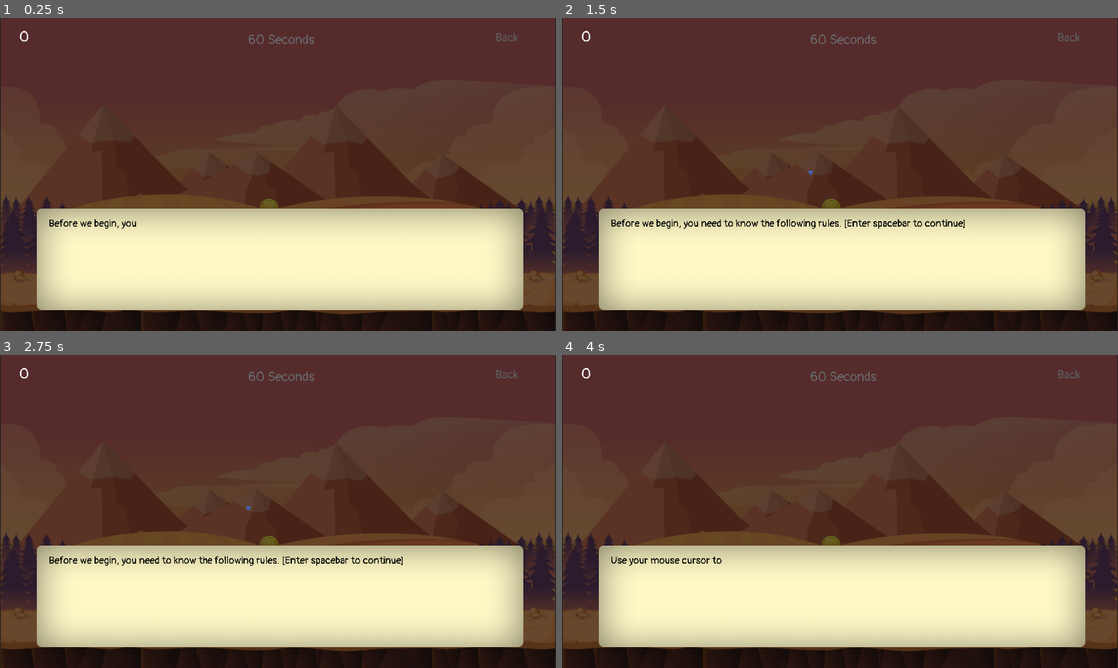
Above: before the commit, frames 1-4 (two rows, left to right).
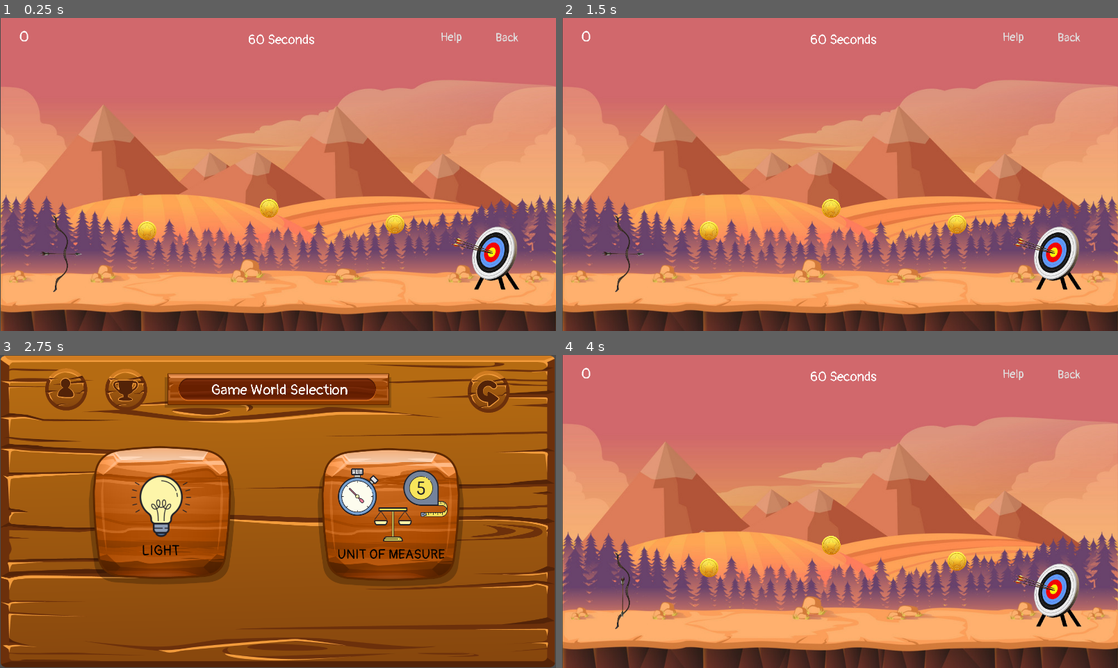
Above: after the commit, the same moments.

Repository: ChunFei96/Godot-PhysicLab
Game: Godot game, scene res://MainLevels/Mass/Level2/Level2.tscn
Two runs of this game, one before a commit and one after it. Both use one fixed random seed, a clock stepped at 60 frames per second and the inputs below. This scene is started directly instead of the project's main scene. Sound files missing from this copy of the repository are replaced by a short silence.
Inputs (mouse positions are in pixels of both pictures, inside the frame that each line leads up to):
- Up to frame 1 (0.25 s): no input
- Up to frame 2 (1.5 s): click (1012, 36) at 0.5 s, where only the run after the commit has a clickable "Help"; click (840, 284) at 1.25 s, where only the run after the commit has a clickable "Noted!"
- Up to frame 3 (2.75 s): click "Back" at 2 s
- Up to frame 4 (4 s): click (967, 514) at 2.75 s, where only the run after the commit has a clickable "Units of Measurements and Phy…"; tap Enter (ui_accept) at 3.5, 3.77 s; move the mouse to (962, 495) at 3.52 s; click (962, 495) at 3.67 s

The runs differ from the first frame. In frame 1, 100% of the frame differs, in the area x 0-100%, y 0-100%; in frame 2, 100%; in frame 3, 99%; in frame 4, 100%.

Commit message:
added help scene for the 3 games

Diff:
--- a/MainLevels/Light/Cat/Cat.tscn
+++ b/MainLevels/Light/Cat/Cat.tscn
@@ -23,6 +23,16 @@
 
 [sub_resource type="DynamicFont" id=5]
 size = 35
+font_data = ExtResource( 10 )
+
+[sub_resource type="StyleBoxTexture" id=9]
+
+[sub_resource type="StyleBoxTexture" id=10]
+
+[sub_resource type="StyleBoxTexture" id=11]
+
+[sub_resource type="DynamicFont" id=8]
+size = 40
 font_data = ExtResource( 10 )
 
 [sub_resource type="DynamicFont" id=6]
@@ -114,6 +124,20 @@
 "_edit_use_anchors_": false
 }
 
+[node name="helpButton" type="Button" parent="."]
+margin_left = 1456.87
+margin_top = 4.6162
+margin_right = 1536.87
+margin_bottom = 61.6162
+custom_styles/hover = SubResource( 9 )
+custom_styles/pressed = SubResource( 10 )
+custom_styles/normal = SubResource( 11 )
+custom_fonts/font = SubResource( 8 )
+text = "help"
+__meta__ = {
+"_edit_use_anchors_": false
+}
+
 [node name="CatCount" type="RichTextLabel" parent="."]
 margin_left = 145.766
 margin_top = -0.250847
@@ -150,5 +174,6 @@
 [connection signal="tree_entered" from="." to="." method="_on_Cat_tree_entered"]
 [connection signal="tree_exiting" from="." to="." method="_on_Cat_tree_exiting"]
 [connection signal="pressed" from="Back" to="Lamp" method="_on_Back_pressed"]
+[connection signal="pressed" from="helpButton" to="Lamp" method="_on_helpButton_pressed"]
 [connection signal="request_completed" from="HTTPRequest" to="." method="_on_HTTPRequest_request_completed"]
 [connection signal="finished" from="bgm" to="." method="_on_bgm_finished"]
--- a/MainLevels/Mass/Level2/Level2.tscn
+++ b/MainLevels/Mass/Level2/Level2.tscn
@@ -22,11 +22,21 @@
 size = 40
 font_data = ExtResource( 10 )
 
-[sub_resource type="DynamicFont" id=5]
+[sub_resource type="StyleBoxTexture" id=5]
+
+[sub_resource type="StyleBoxTexture" id=6]
+
+[sub_resource type="StyleBoxTexture" id=7]
+
+[sub_resource type="DynamicFont" id=8]
+size = 40
+font_data = ExtResource( 10 )
+
+[sub_resource type="DynamicFont" id=9]
 size = 50
 font_data = ExtResource( 10 )
 
-[sub_resource type="DynamicFont" id=6]
+[sub_resource type="DynamicFont" id=10]
 size = 30
 font_data = ExtResource( 10 )
 
@@ -39,8 +49,8 @@
 }
 
 [node name="Backgroun" type="Sprite" parent="."]
-position = Vector2( 958.591, 731.025 )
-scale = Vector2( 1.91518, 1.88468 )
+position = Vector2( 959.994, 731.025 )
+scale = Vector2( 1.91799, 1.88468 )
 texture = ExtResource( 3 )
 
 [node name="Target" parent="." instance=ExtResource( 4 )]
@@ -78,6 +88,20 @@
 "_edit_use_anchors_": false
 }
 
+[node name="Help" type="Button" parent="."]
+margin_left = 1519.56
+margin_top = 41.0692
+margin_right = 1593.56
+margin_bottom = 92.0692
+custom_styles/hover = SubResource( 5 )
+custom_styles/pressed = SubResource( 6 )
+custom_styles/normal = SubResource( 7 )
+custom_fonts/font = SubResource( 8 )
+text = "Help"
+__meta__ = {
+"_edit_use_anchors_": false
+}
+
 [node name="Coin" parent="." instance=ExtResource( 5 )]
 position = Vector2( 506.017, 733.147 )
 
@@ -94,19 +118,21 @@
 margin_bottom = 219.557
 
 [node name="DialogManager" parent="." instance=ExtResource( 6 )]
+visible = false
 margin_left = -4.0
 margin_top = -4.0
 margin_right = 42.0
 margin_bottom = 41.0
 
 [node name="GameOverLayer" parent="." instance=ExtResource( 9 )]
+visible = false
 
 [node name="Score" type="RichTextLabel" parent="."]
 margin_left = 65.0312
 margin_top = 34.3594
 margin_right = 272.031
 margin_bottom = 110.359
-custom_fonts/normal_font = SubResource( 5 )
+custom_fonts/normal_font = SubResource( 9 )
 __meta__ = {
 "_edit_use_anchors_": false
 }
@@ -127,5 +153,6 @@
 [connection signal="tree_entered" from="." to="." method="_on_Level2_tree_entered"]
 [connection signal="tree_exiting" from="." to="." method="_on_Level2_tree_exiting"]
 [connection signal="pressed" from="Back" to="Bow" method="_on_Back_pressed"]
+[connection signal="pressed" from="Help" to="Bow" method="_on_Help_pressed"]
 [connection signal="request_completed" from="HTTPRequest" to="." method="_on_HTTPRequest_request_completed"]
 [connection signal="finished" from="bgm" to="." method="_on_bgm_finished"]
--- /dev/null
+++ b/Scenes/Help/bow-instru.gd
@@ -0,0 +1,20 @@
+extends Control
+
+
+# Declare member variables here. Examples:
+# var a = 2
+# var b = "text"
+
+
+# Called when the node enters the scene tree for the first time.
+func _ready():
+	pass # Replace with function body.
+
+
+# Called every frame. 'delta' is the elapsed time since the previous frame.
+#func _process(delta):
+#	pass
+
+
+func _on_Button_pressed():
+	get_tree().change_scene("res://MainLevels/Mass/Level2/Level2.tscn")
--- /dev/null
+++ b/Scenes/Help/bow-instru.tscn
@@ -0,0 +1,140 @@
+[gd_scene load_steps=13 format=2]
+
+[ext_resource path="res://Assets/UI/blackboard6.jpg" type="Texture" id=1]
+[ext_resource path="res://Assets/Font/fonts/Pangolin/Pangolin-Regular.ttf" type="DynamicFontData" id=2]
+[ext_resource path="res://Assets/UI/whiteboxup.png" type="Texture" id=3]
+[ext_resource path="res://Scenes/Help/bow-instru.gd" type="Script" id=4]
+
+[sub_resource type="DynamicFont" id=1]
+size = 70
+font_data = ExtResource( 2 )
+
+[sub_resource type="DynamicFont" id=2]
+size = 35
+font_data = ExtResource( 2 )
+
+[sub_resource type="DynamicFont" id=3]
+size = 50
+font_data = ExtResource( 2 )
+
+[sub_resource type="DynamicFont" id=4]
+size = 45
+font_data = ExtResource( 2 )
+
+[sub_resource type="StyleBoxTexture" id=5]
+texture = ExtResource( 3 )
+region_rect = Rect2( 0, 0, 1394, 1138 )
+
+[sub_resource type="StyleBoxTexture" id=6]
+texture = ExtResource( 3 )
+region_rect = Rect2( 0, 0, 1394, 1138 )
+
+[sub_resource type="StyleBoxTexture" id=7]
+texture = ExtResource( 3 )
+region_rect = Rect2( 0, 0, 1394, 1138 )
+
+[sub_resource type="DynamicFont" id=8]
+size = 50
+font_data = ExtResource( 2 )
+
+[node name="Control" type="Control"]
+anchor_right = 1.0
+anchor_bottom = 1.0
+margin_left = 8.35876
+margin_top = -4.77649
+margin_right = 8.35876
+margin_bottom = -4.77649
+script = ExtResource( 4 )
+__meta__ = {
+"_edit_use_anchors_": false
+}
+
+[node name="blackboard6" type="Sprite" parent="."]
+position = Vector2( 952.3, 545.063 )
+scale = Vector2( 0.812773, 0.752161 )
+texture = ExtResource( 1 )
+
+[node name="ColorRect" type="ColorRect" parent="."]
+margin_left = -10.0
+margin_top = 4.0
+margin_right = 1910.0
+margin_bottom = 1084.0
+color = Color( 0, 0, 0, 0.392157 )
+__meta__ = {
+"_edit_use_anchors_": false
+}
+
+[node name="lblGameTitle" type="Label" parent="."]
+margin_left = 618.823
+margin_top = 84.9383
+margin_right = 1353.82
+margin_bottom = 172.939
+custom_fonts/font = SubResource( 1 )
+text = "Unit of Measurement"
+align = 1
+valign = 1
+uppercase = true
+__meta__ = {
+"_edit_use_anchors_": false
+}
+
+[node name="lbl---" type="Label" parent="."]
+margin_left = 674.313
+margin_top = 139.345
+margin_right = 1272.31
+margin_bottom = 183.345
+custom_fonts/font = SubResource( 2 )
+text = "________________________"
+align = 1
+valign = 1
+__meta__ = {
+"_edit_use_anchors_": false
+}
+
+[node name="lblGame" type="Label" parent="."]
+margin_left = 742.69
+margin_top = 193.125
+margin_right = 1172.69
+margin_bottom = 276.125
+custom_fonts/font = SubResource( 3 )
+text = "How to play?"
+align = 1
+valign = 1
+uppercase = true
+__meta__ = {
+"_edit_use_anchors_": false
+}
+
+[node name="lblInstruction" type="Label" parent="."]
+margin_left = 96.655
+margin_top = 297.555
+margin_right = 1835.66
+margin_bottom = 844.555
+custom_fonts/font = SubResource( 4 )
+text = "- Before we begin, you need to know the following rules. [Enter spacebar to continue]
+- You would have to shoot the target within 60 seconds. [Enter spacebar to continue]
+- Use your mouse cursor to move up, down, left or right before you release the arrow
+   from the bow. [Enter spacebar to continue]
+- If you manage to hit a bull’s eye, you earn 100 points. [Enter spacebar to continue]
+- Earn extra 10 points each by shooting the coins. [Enter spacebar to continue]
+- Here you can find out how vector and parabola works. [Enter spacebar to continue]
+- Once the time is up, your final score of the game will appear. [Enter spacebar to continue]
+- Let us start now! [Enter spacebar to continue]"
+__meta__ = {
+"_edit_use_anchors_": false
+}
+
+[node name="Button" type="Button" parent="."]
+margin_left = 853.693
+margin_top = 884.472
+margin_right = 1063.69
+margin_bottom = 961.472
+custom_styles/hover = SubResource( 5 )
+custom_styles/pressed = SubResource( 6 )
+custom_styles/normal = SubResource( 7 )
+custom_fonts/font = SubResource( 8 )
+text = "Noted!"
+__meta__ = {
+"_edit_use_anchors_": false
+}
+[connection signal="pressed" from="Button" to="." method="_on_Button_pressed"]
--- /dev/null
+++ b/Scenes/Help/cat-instru.gd
@@ -0,0 +1,20 @@
+extends Control
+
+
+# Declare member variables here. Examples:
+# var a = 2
+# var b = "text"
+
+
+# Called when the node enters the scene tree for the first time.
+func _ready():
+	pass # Replace with function body.
+
+
+# Called every frame. 'delta' is the elapsed time since the previous frame.
+#func _process(delta):
+#	pass
+
+
+func _on_Button_pressed():
+	get_tree().change_scene("res://MainLevels/Light/Cat/Cat.tscn")
--- /dev/null
+++ b/Scenes/Help/cat-instru.tscn
@@ -0,0 +1,142 @@
+[gd_scene load_steps=13 format=2]
+
+[ext_resource path="res://Assets/UI/blackboard6.jpg" type="Texture" id=1]
+[ext_resource path="res://Assets/Font/fonts/Pangolin/Pangolin-Regular.ttf" type="DynamicFontData" id=2]
+[ext_resource path="res://Assets/UI/whiteboxup.png" type="Texture" id=3]
+[ext_resource path="res://Scenes/Help/cat-instru.gd" type="Script" id=4]
+
+[sub_resource type="DynamicFont" id=1]
+size = 70
+font_data = ExtResource( 2 )
+
+[sub_resource type="DynamicFont" id=2]
+size = 35
+font_data = ExtResource( 2 )
+
+[sub_resource type="DynamicFont" id=3]
+size = 50
+font_data = ExtResource( 2 )
+
+[sub_resource type="DynamicFont" id=4]
+size = 37
+font_data = ExtResource( 2 )
+
+[sub_resource type="StyleBoxTexture" id=5]
+texture = ExtResource( 3 )
+region_rect = Rect2( 0, 0, 1394, 1138 )
+
+[sub_resource type="StyleBoxTexture" id=6]
+texture = ExtResource( 3 )
+region_rect = Rect2( 0, 0, 1394, 1138 )
+
+[sub_resource type="StyleBoxTexture" id=7]
+texture = ExtResource( 3 )
+region_rect = Rect2( 0, 0, 1394, 1138 )
+
+[sub_resource type="DynamicFont" id=8]
+size = 55
+font_data = ExtResource( 2 )
+
+[node name="Control" type="Control"]
+anchor_right = 1.0
+anchor_bottom = 1.0
+margin_left = 8.35876
+margin_top = -4.77649
+margin_right = 8.35876
+margin_bottom = -4.77649
+script = ExtResource( 4 )
+__meta__ = {
+"_edit_use_anchors_": false
+}
+
+[node name="blackboard6" type="Sprite" parent="."]
+position = Vector2( 952.3, 545.063 )
+scale = Vector2( 0.812773, 0.752161 )
+texture = ExtResource( 1 )
+
+[node name="ColorRect" type="ColorRect" parent="."]
+margin_left = -10.0
+margin_top = 4.0
+margin_right = 1910.0
+margin_bottom = 1084.0
+color = Color( 0, 0, 0, 0.392157 )
+__meta__ = {
+"_edit_use_anchors_": false
+}
+
+[node name="lblGameTitle" type="Label" parent="."]
+margin_left = 754.794
+margin_top = 86.8807
+margin_right = 1183.79
+margin_bottom = 174.881
+custom_fonts/font = SubResource( 1 )
+text = "Find the cat"
+align = 1
+valign = 1
+uppercase = true
+__meta__ = {
+"_edit_use_anchors_": false
+}
+
+[node name="lbl---" type="Label" parent="."]
+margin_left = 674.313
+margin_top = 139.345
+margin_right = 1272.31
+margin_bottom = 183.345
+custom_fonts/font = SubResource( 2 )
+text = "________________________"
+align = 1
+valign = 1
+__meta__ = {
+"_edit_use_anchors_": false
+}
+
+[node name="lblGame" type="Label" parent="."]
+margin_left = 742.69
+margin_top = 193.125
+margin_right = 1172.69
+margin_bottom = 276.125
+custom_fonts/font = SubResource( 3 )
+text = "How to play?"
+align = 1
+valign = 1
+uppercase = true
+__meta__ = {
+"_edit_use_anchors_": false
+}
+
+[node name="lblInstruction" type="Label" parent="."]
+margin_left = 96.655
+margin_top = 297.555
+margin_right = 1835.66
+margin_bottom = 844.555
+custom_fonts/font = SubResource( 4 )
+text = "- Before we begin, you need to know the following rules. [Enter spacebar to continue]
+- You would have to find 5 hidden cats on the map within 60 seconds. [Enter spacebar to continue]
+- Use your mouse cursor to navigate around the map. The lamp light will uncover the area around you as you
+   move the cursor to find the mouse. [Enter spacebar to continue]
+- Here you can find out how light ray behaves when there are obstacles and whether it can pass through an object.
+- If you find a mouse, hold the cursor around the area till the progression bar turns 100%.
+   [Enter spacebar to continue]
+- Each catching of the mouse will earn you 100 points. [Enter spacebar to continue]
+- Once the time is up, your final score of the game will appear. [Enter spacebar to continue]
+- Let us start now! [Enter spacebar to continue]
+"
+__meta__ = {
+"_edit_use_anchors_": false
+}
+
+[node name="Button" type="Button" parent="."]
+margin_left = 874.165
+margin_top = 859.372
+margin_right = 1084.17
+margin_bottom = 936.372
+custom_styles/hover = SubResource( 5 )
+custom_styles/pressed = SubResource( 6 )
+custom_styles/normal = SubResource( 7 )
+custom_fonts/font = SubResource( 8 )
+text = "Noted!"
+__meta__ = {
+"_edit_use_anchors_": false
+}
+[connection signal="pressed" from="Button" to="." method="_on_Button_pressed"]
--- /dev/null
+++ b/Scenes/Help/lblGameTitle.gd
@@ -0,0 +1,16 @@
+extends Label
+
+
+# Declare member variables here. Examples:
+# var a = 2
+# var b = "text"
+
+
+# Called when the node enters the scene tree for the first time.
+func _ready():
+	pass # Replace with function body.
+
+
+# Called every frame. 'delta' is the elapsed time since the previous frame.
+#func _process(delta):
+#	pass
--- /dev/null
+++ b/Scenes/Help/quiz-instru.gd
@@ -0,0 +1,20 @@
+extends Control
+
+
+# Declare member variables here. Examples:
+# var a = 2
+# var b = "text"
+
+
+# Called when the node enters the scene tree for the first time.
+func _ready():
+	pass # Replace with function body.
+
+
+# Called every frame. 'delta' is the elapsed time since the previous frame.
+#func _process(delta):
+#	pass
+
+
+func _on_Button_pressed():
+	get_tree().change_scene("res://Scenes/Light/Quiz/mainScene.tscn")
--- /dev/null
+++ b/Scenes/Help/quiz-instru.tscn
@@ -0,0 +1,137 @@
+[gd_scene load_steps=13 format=2]
+
+[ext_resource path="res://Assets/UI/blackboard6.jpg" type="Texture" id=1]
+[ext_resource path="res://Assets/Font/fonts/Pangolin/Pangolin-Regular.ttf" type="DynamicFontData" id=2]
+[ext_resource path="res://Assets/UI/whiteboxup.png" type="Texture" id=3]
+[ext_resource path="res://Scenes/Help/quiz-instru.gd" type="Script" id=4]
+
+[sub_resource type="DynamicFont" id=1]
+size = 70
+font_data = ExtResource( 2 )
+
+[sub_resource type="DynamicFont" id=2]
+size = 35
+font_data = ExtResource( 2 )
+
+[sub_resource type="DynamicFont" id=3]
+size = 50
+font_data = ExtResource( 2 )
+
+[sub_resource type="DynamicFont" id=4]
+size = 50
+font_data = ExtResource( 2 )
+
+[sub_resource type="StyleBoxTexture" id=5]
+texture = ExtResource( 3 )
+region_rect = Rect2( 0, 0, 1394, 1138 )
+
+[sub_resource type="StyleBoxTexture" id=6]
+texture = ExtResource( 3 )
+region_rect = Rect2( 0, 0, 1394, 1138 )
+
+[sub_resource type="StyleBoxTexture" id=7]
+texture = ExtResource( 3 )
+region_rect = Rect2( 0, 0, 1394, 1138 )
+
+[sub_resource type="DynamicFont" id=8]
+size = 50
+font_data = ExtResource( 2 )
+
+[node name="Control" type="Control"]
+anchor_right = 1.0
+anchor_bottom = 1.0
+margin_left = 8.35876
+margin_top = -4.77649
+margin_right = 8.35876
+margin_bottom = -4.77649
+script = ExtResource( 4 )
+__meta__ = {
+"_edit_use_anchors_": false
+}
+
+[node name="blackboard6" type="Sprite" parent="."]
+position = Vector2( 952.3, 545.063 )
+scale = Vector2( 0.812773, 0.752161 )
+texture = ExtResource( 1 )
+
+[node name="ColorRect" type="ColorRect" parent="."]
+margin_left = -10.0
+margin_top = 4.0
+margin_right = 1910.0
+margin_bottom = 1084.0
+color = Color( 0, 0, 0, 0.392157 )
+__meta__ = {
+"_edit_use_anchors_": false
+}
+
+[node name="lblGameTitle" type="Label" parent="."]
+margin_left = 754.794
+margin_top = 86.8807
+margin_right = 1183.79
+margin_bottom = 174.881
+custom_fonts/font = SubResource( 1 )
+text = "Quiz"
+align = 1
+valign = 1
+uppercase = true
+__meta__ = {
+"_edit_use_anchors_": false
+}
+
+[node name="lbl---" type="Label" parent="."]
+margin_left = 674.313
+margin_top = 139.345
+margin_right = 1272.31
+margin_bottom = 183.345
+custom_fonts/font = SubResource( 2 )
+text = "________________________"
+align = 1
+valign = 1
+__meta__ = {
+"_edit_use_anchors_": false
+}
+
+[node name="lblGame" type="Label" parent="."]
+margin_left = 742.69
+margin_top = 193.125
+margin_right = 1172.69
+margin_bottom = 276.125
+custom_fonts/font = SubResource( 3 )
+text = "How to play?"
+align = 1
+valign = 1
+uppercase = true
+__meta__ = {
+"_edit_use_anchors_": false
+}
+
+[node name="lblInstruction" type="Label" parent="."]
+margin_left = 96.655
+margin_top = 297.555
+margin_right = 1835.66
+margin_bottom = 844.555
+custom_fonts/font = SubResource( 4 )
+text = "- Read the question.
+- Select either “True” or “False” as your answer.
+- You will earn 10 points for each correct answer selected.
+- Complete all the quiz questions to end the game.
+- Your final score of the game will appear.
+"
+__meta__ = {
+"_edit_use_anchors_": false
+}
+
+[node name="Button" type="Button" parent="."]
+margin_left = 845.923
+margin_top = 820.371
+margin_right = 1055.92
+margin_bottom = 897.371
+custom_styles/hover = SubResource( 5 )
+custom_styles/pressed = SubResource( 6 )
+custom_styles/normal = SubResource( 7 )
+custom_fonts/font = SubResource( 8 )
+text = "Noted!"
+__meta__ = {
+"_edit_use_anchors_": false
+}
+[connection signal="pressed" from="Button" to="." method="_on_Button_pressed"]
--- a/Scenes/Light/Cat/Cat.tscn
+++ b/Scenes/Light/Cat/Cat.tscn
@@ -33,7 +33,6 @@
 position = Vector2( 645.06, 226 )
 scale = Vector2( 2, 2 )
 frames = SubResource( 4 )
-frame = 1
 playing = true
 script = ExtResource( 2 )
 
--- a/Scenes/Light/Cat/Lamp.gd
+++ b/Scenes/Light/Cat/Lamp.gd
@@ -26,3 +26,7 @@
 
 func _on_Back_pressed():
 	get_tree().change_scene("res://MainLevels/Light/light-selection.tscn")
+
+
+func _on_helpButton_pressed():
+	get_tree().change_scene("res://Scenes/Help/cat-instru.tscn")
--- a/Scenes/Light/Quiz/controller.gd
+++ b/Scenes/Light/Quiz/controller.gd
@@ -181,3 +181,7 @@
 
 func _on_BackButton_pressed() -> void:
 	get_tree().change_scene("res://MainLevels/Light/light-selection.tscn")
+
+
+func _on_helpButton_pressed():
+	get_tree().change_scene("res://Scenes/Help/quiz-instru.tscn")
--- a/Scenes/Light/Quiz/mainScene.tscn
+++ b/Scenes/Light/Quiz/mainScene.tscn
@@ -25,6 +25,16 @@
 [sub_resource type="StyleBoxTexture" id=4]
 
 [sub_resource type="DynamicFont" id=5]
+size = 40
+font_data = ExtResource( 13 )
+
+[sub_resource type="StyleBoxTexture" id=31]
+
+[sub_resource type="StyleBoxTexture" id=32]
+
+[sub_resource type="StyleBoxTexture" id=33]
+
+[sub_resource type="DynamicFont" id=34]
 size = 40
 font_data = ExtResource( 13 )
 
@@ -183,6 +193,20 @@
 "_edit_use_anchors_": false
 }
 
+[node name="helpButton" type="Button" parent="."]
+margin_left = 1522.6
+margin_top = 91.0099
+margin_right = 1596.6
+margin_bottom = 142.01
+custom_styles/hover = SubResource( 31 )
+custom_styles/pressed = SubResource( 32 )
+custom_styles/normal = SubResource( 33 )
+custom_fonts/font = SubResource( 34 )
+text = "Help"
+__meta__ = {
+"_edit_use_anchors_": false
+}
+
 [node name="trueButton" type="Button" parent="."]
 margin_left = 320.0
 margin_top = 360.0
@@ -231,14 +255,17 @@
 [node name="questionHolder" parent="." instance=ExtResource( 6 )]
 
 [node name="DialogManager" parent="." instance=ExtResource( 7 )]
+visible = false
 
 [node name="TimerManager" parent="." instance=ExtResource( 2 )]
+visible = false
 margin_left = 901.0
 margin_top = 41.0
 margin_right = 1101.0
 margin_bottom = 241.0
 
 [node name="GameOverLayer" parent="." instance=ExtResource( 8 )]
+visible = false
 
 [node name="Score" type="RichTextLabel" parent="."]
 margin_left = 110.105
@@ -286,6 +313,7 @@
 [connection signal="tree_entered" from="." to="." method="_on_mainNode_tree_entered"]
 [connection signal="tree_exiting" from="." to="." method="_on_mainNode_tree_exiting"]
 [connection signal="pressed" from="BackButton" to="." method="_on_BackButton_pressed"]
+[connection signal="pressed" from="helpButton" to="." method="_on_helpButton_pressed"]
 [connection signal="button_up" from="trueButton" to="." method="_on_trueButton_button_up"]
 [connection signal="button_up" from="falseButton" to="." method="_on_falseButton_button_up"]
 [connection signal="timeout" from="timer" to="." method="_on_timer_timeout"]
--- a/Scenes/Mass/Level2/Bow/Bow.gd
+++ b/Scenes/Mass/Level2/Bow/Bow.gd
@@ -71,3 +71,7 @@
 
 func _on_Back_pressed():
 	get_tree().change_scene("res://MainLevels/GameWorld/topic-selection.tscn")
+
+
+func _on_Help_pressed():
+	get_tree().change_scene("res://Scenes/Help/bow-instru.tscn")
--- a/Scenes/Mass/Level2/Target/Target.tscn
+++ b/Scenes/Mass/Level2/Target/Target.tscn
@@ -1,6 +1,6 @@
 [gd_scene load_steps=3 format=2]
 
-[ext_resource path="res://Assets/Mass/Level2/Target/target-shooting-arrow-bow_110233-2241.jpg" type="Texture" id=1]
+[ext_resource path="res://Assets/UI/bowtarget.png" type="Texture" id=1]
 
 [sub_resource type="CapsuleShape2D" id=1]
 radius = 6.87669
@@ -10,7 +10,8 @@
 scale = Vector2( 2, 2 )
 
 [node name="Sprite" type="Sprite" parent="."]
-scale = Vector2( 0.245, 0.245 )
+position = Vector2( -11.8884, -0.540405 )
+scale = Vector2( 0.113275, 0.113275 )
 texture = ExtResource( 1 )
 
 [node name="CollisionShape2D" type="CollisionShape2D" parent="."]
Binary file added: Assets/UI/blackboard6.jpg
Not shown, added: Assets/UI/blackboard6.jpg.import
Binary file added: Assets/UI/bowtarget.png
Not shown, added: Assets/UI/bowtarget.png.import
Not shown: 1 places in MainLevels/Light/Cat/Cat.tscn that only renumber resources
Not shown: 2 places in MainLevels/Mass/Level2/Level2.tscn that only renumber resources
Not shown: 1 places in Scenes/Light/Quiz/mainScene.tscn that only renumber resources
